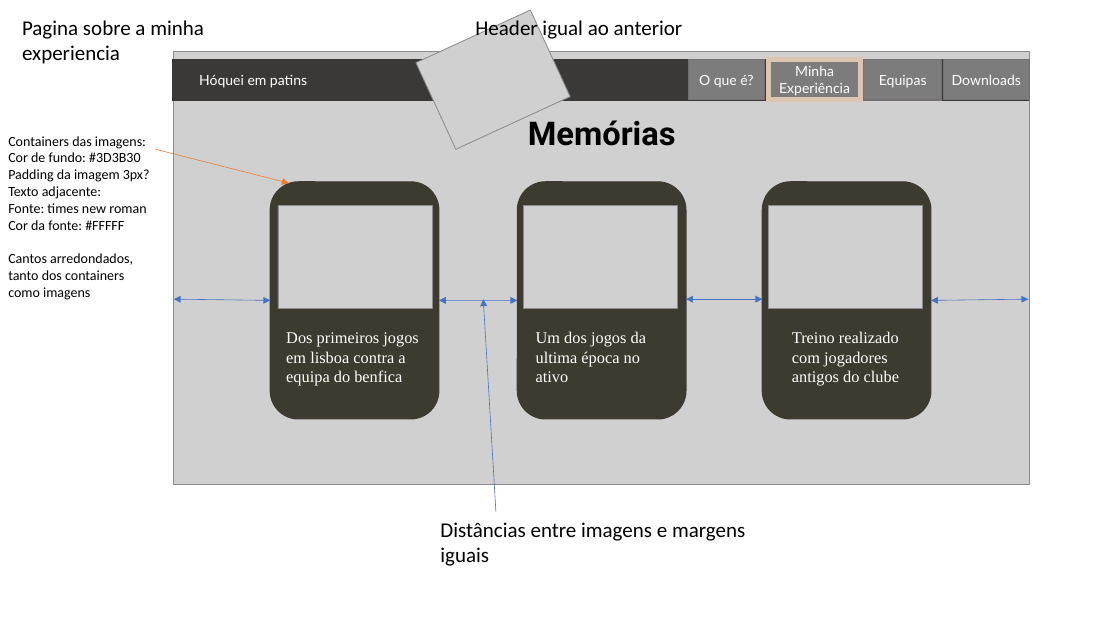
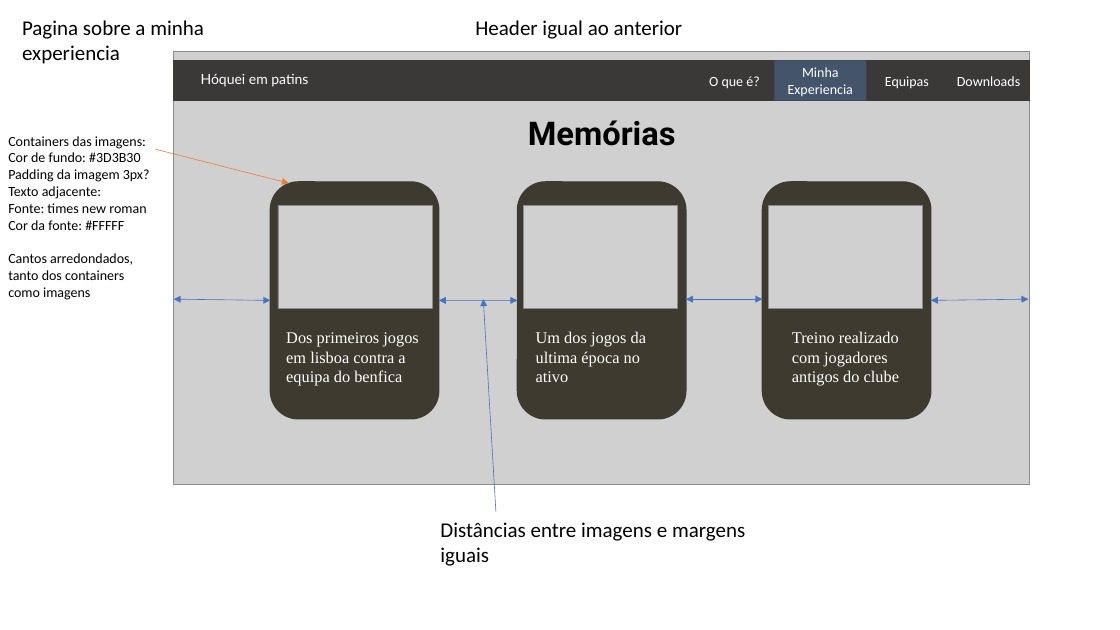
Before and after one commit to nunominhoto/SIE_Projects, a slide deck: slide 14 of Personal_website/NunoMinhoto_Mockup.pptx. Drawn at 1120x630 pixels with LibreOffice and Linux fonts; fonts in the diff are those of the drawing; grey boxes stand for pictures. Boxes give left, top, right and bottom in pixels: in the first picture for what was removed or moved away, otherwise in the second. Text is boxed around its words. In the diff, an @@ line names an element or a change of style, - is before the commit and + after.

```diff
--- a/Personal_website/NunoMinhoto_Mockup.pptx
+++ b/Personal_website/NunoMinhoto_Mockup.pptx
@@ picture removed at (416,10,570,150) @@
@@ font Lato to Calibri; fill #7C7C7C to none; outline #767171 1 pt to none in 3 elements at (885,76,929,89), (957,76,1020,86), (709,76,759,89) @@
@@ 2 texts, 1 rectangle: place and size @@
-2 texts, 1 rectangle at (689,60,942,100)
+2 texts, 1 rectangle at (709,60,929,101)
@@ rectangle "Minha Experiencia" at (775,60,867,101): fill #7C7C7C to #44546A; outline #DDC6B1 4.5 pt to none @@
@@ text in rectangle at (788,67,853,96): text changed; font Lato to Calibri @@
-Minha Experiência
+Minha Experiencia
@@ text "Downloads": place and size @@
-text "Downloads" at (944,60,1030,100)
+text "Downloads" at (957,76,1020,86)
```
Also in this commit, not shown: 7 other slides changed, 33 other files.
